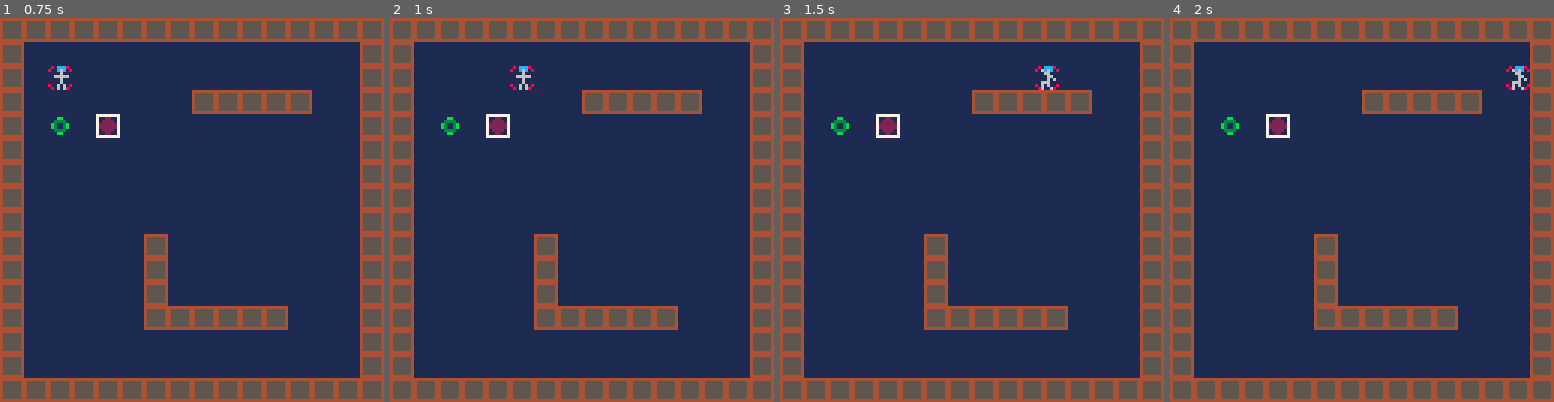
Above: before the commit, frames 1-4 (left to right).
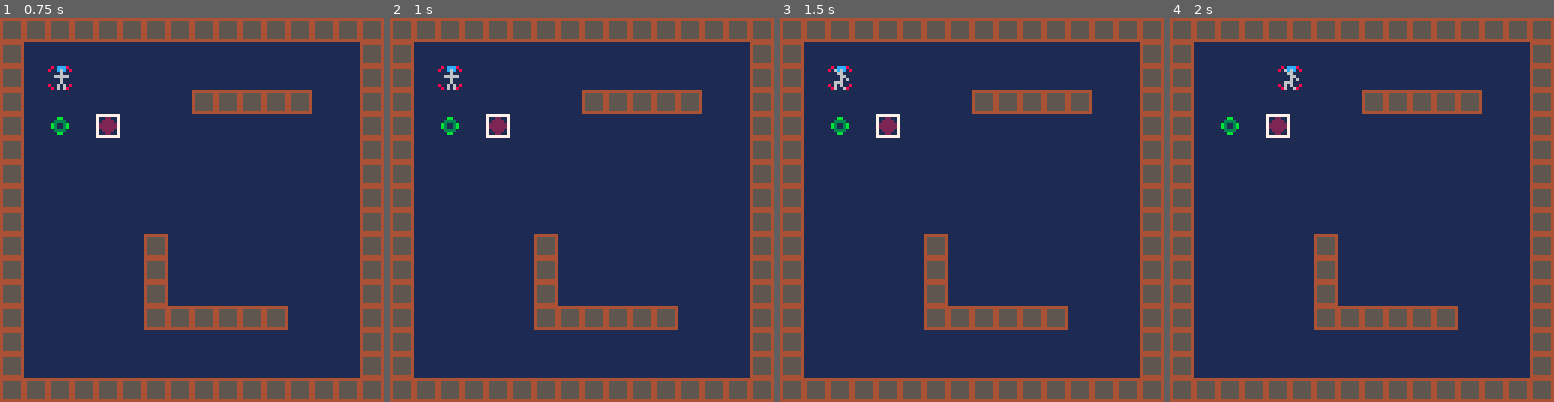
Above: after the commit, the same moments.

Repository: ErikLarsson82/pico-8
Game: PICO-8 cartridge chaser.p8
Two runs of this game, one before a commit and one after it. Both use one fixed random seed, a clock stepped at 60 frames per second and the inputs below.
Inputs:
- Up to frame 1 (0.75 s): tap O (Z key) at 0.7 s
- Up to frame 2 (1 s): no input
- Up to frame 3 (1.5 s): no input
- Up to frame 4 (2 s): hold Right from 1.6 s (still down); tap O (Z key) at 1.7 s

Frame 1 is identical in both runs. In frame 2, 0.3% of the frame differs, in the area x 12-38%, y 12-19%; in frame 3, 0.3%, in the area x 12-73%, y 12-19%; in frame 4, 0.3%.

Commit message:
Velocity to p1 chaser

Diff:
--- a/chaser.p8
+++ b/chaser.p8
@@ -9,6 +9,8 @@
 
 	p1_x=16
  p1_y=16
+ p1_vx=0
+ p1_vy=0
  p1_bx=0
  p1_by=0
  p1_f=0
@@ -30,7 +32,7 @@
   p1_f=0
  end
 
-	if p1_bx==3 then
+	if false and p1_bx==3 then
 		if not collide(p1_x+1,p1_y,0) then
 		 p1_x+=1
 		else
@@ -50,18 +52,41 @@
  	end
 
  else
-  if btn(0) and not collide(p1_x-1,p1_y,0) then
-   p1_x-=1
-  end
-  if btn(1) and not collide(p1_x+1,p1_y,0) then
-   p1_x+=1
-  end
-  if btn(2) and not collide(p1_x,p1_y-1,0) then
-   p1_y-=1
-  end
-  if btn(3) and not collide(p1_x,p1_y+1,0) then
-   p1_y+=1
-  end
+
+ end
+
+ local s=0.9
+ local friction=0.7
+
+ if btn(0) then
+  p1_vx-=s
+ end
+ if btn(1) then
+  p1_vx+=s
+ end
+ if btn(2) then
+  p1_vy-=s
+ end
+ if btn(3) then
+  p1_vy+=s
+ end
+
+ p1_vx*=friction
+ p1_vy*=friction
+
+ local cx=p1_x+p1_vx
+ local cy=p1_y+p1_vy
+
+ if collide(cx,p1_y,0) then
+ 	p1_vx=0
+ else
+ 	p1_x=cx
+ end
+
+	if collide(p1_x,cy,0) then
+	 p1_vy=0
+	else
+ 	p1_y=cy
  end
 
  if collide(p1_x,p1_y,1) and han==0 then
